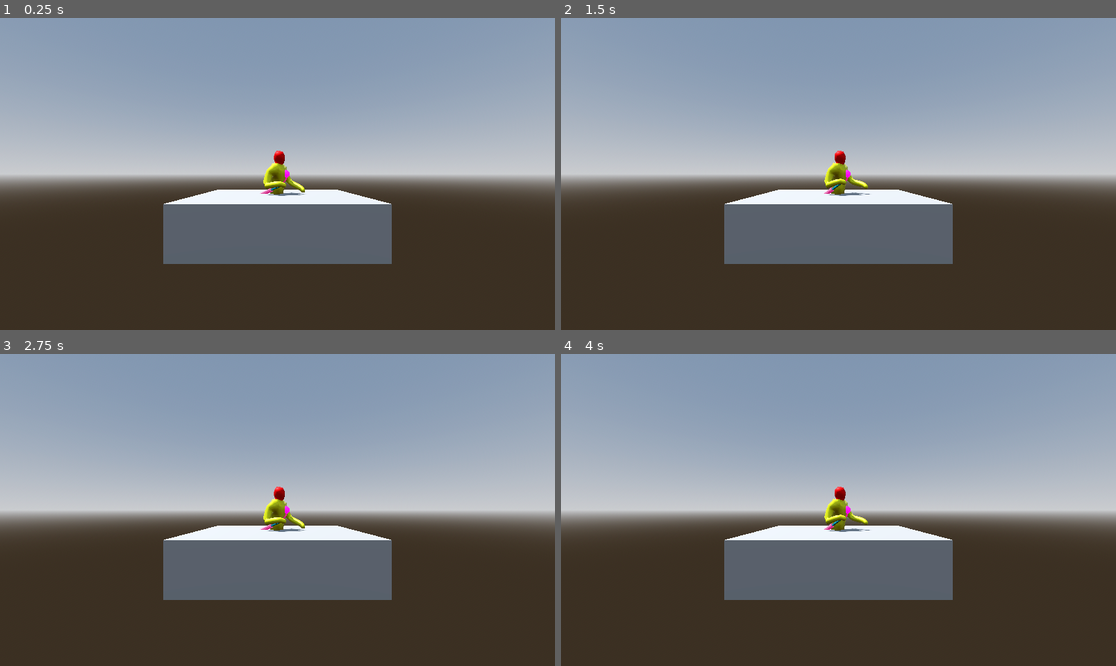
Above: before the commit, frames 1-4 (two rows, left to right).
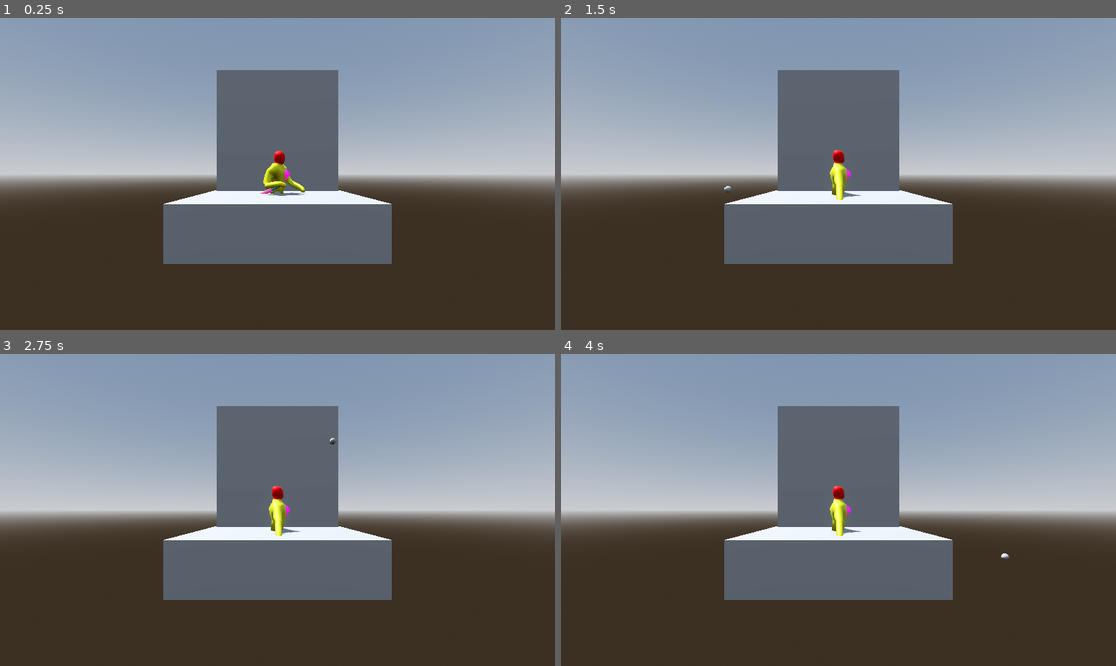
Above: after the commit, the same moments.

Repository: LilGenius03/Legless-Samurai-Project
Game: Godot game, scene res://Scenes/Early Prototype_Tests/legless_samuari_mechanics_test.tscn
Same seed, same stepped clock (60 frames per second), same inputs: the game is played once before the commit and once after it. The project has no main scene, so this scene is started directly.
Inputs (mouse positions are in pixels of both pictures, inside the frame that each line leads up to):
- Up to frame 1 (0.25 s): no input
- Up to frame 2 (1.5 s): move the mouse to (960, 158) at 0.52 s; press the mouse at (960, 158) at 0.53 s; right-click (960, 158) at 0.8 s; tap Enter at 1.25 s; move the mouse to (727, 189) at 1.27 s; release the mouse at (727, 189) at 1.28 s; right-click (727, 189) at 1.35 s
- Up to frame 3 (2.75 s): click (166, 525) at 1.55 s; tap Space at 2 s; move the mouse to (333, 441) at 2.02 s; press the mouse at (333, 441) at 2.03 s; right-click (333, 441) at 2.3 s
- Up to frame 4 (4 s): tap Enter at 2.75 s; move the mouse to (810, 572) at 2.77 s; release the mouse at (810, 572) at 2.78 s; right-click (810, 572) at 2.85 s; click (810, 572) at 3.05 s; move the mouse to (1005, 556) at 3.52 s; press the mouse at (1005, 556) at 3.53 s; right-click (1005, 556) at 3.8 s

The runs differ from the first frame. In frame 1, 7.9% of the frame differs, in the area x 39-61%, y 16-57%; in frame 2, 8.4%; in frame 3, 8.4%; in frame 4, 8.4%, in the area x 39-81%, y 16-66%.

Commit message:
better aiming

Diff:
--- a/legless-samurai/Scenes/Early Prototype_Tests/legless_samuari_mechanics_test.tscn
+++ b/legless-samurai/Scenes/Early Prototype_Tests/legless_samuari_mechanics_test.tscn
@@ -19,6 +19,8 @@
 
 [sub_resource type="BoxShape3D" id="BoxShape3D_on5w7"]
 size = Vector3(1, 1.0006104, 1)
+
+[sub_resource type="PlaneMesh" id="PlaneMesh_kp1a8"]
 
 [node name="Legless Samuari Mechanics_Test" type="Node3D" unique_id=513799604]
 
@@ -44,3 +46,7 @@
 shape = SubResource("BoxShape3D_on5w7")
 
 [node name="Legless Samurai_Test" parent="." unique_id=1101289061 instance=ExtResource("1_kp1a8")]
+
+[node name="Plane_Depth_Checker" type="MeshInstance3D" parent="." unique_id=998943435]
+transform = Transform3D(-7.8024826e-08, -1.785, 0, 1.785, -7.8024826e-08, 0, 0, 0, 1.785, 0.99999994, 1.785, 0)
+mesh = SubResource("PlaneMesh_kp1a8")
--- a/legless-samurai/Scenes/Early Prototype_Tests/legless_samurai_test.tscn
+++ b/legless-samurai/Scenes/Early Prototype_Tests/legless_samurai_test.tscn
@@ -399,7 +399,6 @@
 
 [sub_resource type="AnimationNodeStateMachineTransition" id="AnimationNodeStateMachineTransition_eyw3n"]
 advance_mode = 2
-advance_condition = &"!is_aiming"
 
 [sub_resource type="AnimationNodeStateMachineTransition" id="AnimationNodeStateMachineTransition_ybi1u"]
 advance_mode = 2
@@ -441,7 +440,7 @@
 "states/Stun Animation/node" = SubResource("AnimationNodeAnimation_eyw3n")
 "states/Stun Animation/position" = Vector2(868.03894, 9.348248)
 transitions = ["Start", "Idle Animation Test", SubResource("AnimationNodeStateMachineTransition_uyxm2"), "Idle Animatio …(910 unchanged characters)…
-graph_offset = Vector2(150.35776, 10.734659)
+graph_offset = Vector2(197.35776, -27.87426)
 
 [sub_resource type="CapsuleShape3D" id="CapsuleShape3D_2ph7n"]
 radius = 0.2607422
@@ -578,6 +577,11 @@
 [node name="Sword_Test" parent="Legless Samurai Test_Armature/Skeleton3D/BoneAttachment3D" unique_id=1047255989 instance=ExtResource("1_2ph7n")]
 transform = Transform3D(-0.5874647, 0.38513538, -0.71172893, -0.7662441, -0.5476205, 0.33613038, -0.26030165, 0.74282163, 0.6168158, 0.021384701, 0.06703904, -0.00903663)
 
+[node name="ModifierBoneTarget3D" type="ModifierBoneTarget3D" parent="Legless Samurai Test_Armature/Skeleton3D" unique_id=833251395]
+transform = Transform3D(3.8668546e-07, -0.80717015, 0.59031874, 2.8775366e-07, -0.5903187, -0.8071704, 1, 4.8198723e-07, 3.9985935e-09, -0.9475623, 0.015861914, 5.943824e-07)
+bone_name = "Hand.R"
+bone = 13
+
 [node name="AnimationPlayer" type="AnimationPlayer" parent="." unique_id=1888604791]
 libraries/ = SubResource("AnimationLibrary_6vt1y")
 autoplay = &"Idle Animation Test"
@@ -598,3 +602,8 @@
 [node name="LS_Collision_Shape" type="CollisionShape3D" parent="." unique_id=2122957744]
 transform = Transform3D(1, 0, 0, 0, 1, 0, 0, 0, 1, 0, 0.5, 0)
 shape = SubResource("CapsuleShape3D_2ph7n")
+
+[node name="AimDebugMarker" type="Marker3D" parent="." unique_id=1520460757]
+
+[node name="CSGSphere3D" type="CSGSphere3D" parent="AimDebugMarker" unique_id=339225269]
+radius = 0.08
--- a/legless-samurai/Scripts/Character_Gameplay/Character_Movement.gd
+++ b/legless-samurai/Scripts/Character_Gameplay/Character_Movement.gd
@@ -1,65 +1,72 @@
 extends CharacterBody3D
+
+enum State {
+IDLE,
+AIMING,
+BLOCKING,
+PARRYING,
+STUNNED
+}
+var current_state: State = State.IDLE
 var aim_direction: Vector3 = Vector3.ZERO
-enum State {IDLE, AIMING, BLOCKING, PARRYING, STUNNED}
-var current_state: State = State.IDLE
+var aim_target_position: Vector3 = Vector3.ZERO
 
-
-var is_aiming : bool
-var is_blocking: bool
-var is_parry_successful: bool
-var is_stunned: bool
-@onready var aim_raycast: RayCast3D = $Aiming_RayCast
 @onready var animation_tree = $AnimationTree_Legless_Samurai
 @onready var state_machine: AnimationNodeStateMachinePlayback = animation_tree.get("parameters/playback")
 
-func _onready():
+@onready var Bone_Target: ModifierBoneTarget3D = $"Legless Samurai Test_Armature/Skeleton3D/ModifierBoneTarget3D"
+@onready var aim_debug_marker: Marker3D = $AimDebugMarker
+
+func _ready() -> void:
 	animation_tree.active = true
 	state_machine.travel("Idle Animation Test")
-func _physics_process(delta):
 
-	if current_state == State.IDLE:
-		state_machine.travel("Idle Animation Test")
-		if Input.is_action_pressed("Aiming"):
-			current_state = State.AIMING
-			_update_aim_raycast()
-
-	elif current_state == State.AIMING:
-		if not Input.is_action_pressed("Aiming"):
-			current_state = State.IDLE
-			aim_direction = Vector3.ZERO
+func _physics_process(_delta: float) -> void:
 
 	match current_state:
 		State.IDLE:
-			_handle_idle(delta)
+			_handle_idle()
+
 		State.AIMING:
-			_handle_aiming(delta)
+			_handle_aiming()
+
+		State.BLOCKING:
+			_handle_blocking()
+
+		State.PARRYING:
+			_handle_parrying()
+
+		State.STUNNED:
+			_handle_stunned()
 	pass
 
-func _handle_idle(_delta):
-	print("idle")
+func _handle_idle() -> void:
+	if Input.is_action_pressed("Aiming"):
+		_enter_aiming()
 	pass
 
-func _handle_aiming(_detla):
-
-	if not aim_raycast:
-		print("AimRay is Missing!!!!!")
+func _handle_aiming() -> void:
+	if not Input.is_action_pressed("Aiming"):
+		_exit_aiming()
 		return
 
-	_update_aim_raycast()
-
-
-	if aim_raycast.is_colliding():
-		var hit_point = aim_raycast.get_collision_point()
-		aim_direction = (hit_point - global_transform.origin).normalized()
-
-	else:
-		aim_direction = -global_transform.basis.z.normalized()
+	_update_aim_target()
 
 	pass
+func _enter_aiming() -> void:
+	current_state = State.AIMING
+	animation_tree.set("parameters/conditions/is_aiming", true)
+
+func _exit_aiming() -> void:
+	current_state = State.IDLE
+	aim_direction = Vector3.ZERO
+
+	animation_tree.set("parameters/conditions/is_aiming", false)
+
 func _handle_blocking():
-	if Input.is_action_pressed("Blocking") && !is_blocking:
+	if Input.is_action_pressed("Blocking"):
 		print("blocking")
-		is_blocking = true
+
 
 func _handle_parrying():
 	print("parrying")
@@ -67,29 +74,34 @@
 func _handle_stunned():
 	print("stunned")
 
-func _update_aim_raycast():
-	if not aim_raycast:
+func _update_aim_target():
+
+	var camera := get_viewport().get_camera_3d()
+
+	if camera == null:
 		return
 
-	var camera = get_viewport().get_camera_3d()
-	var mouse_pos = get_viewport().get_mouse_position()
 
-	var ray_from = camera.project_ray_origin(mouse_pos)
-	var ray_normal = camera.project_ray_normal(mouse_pos)
+	var mouse_position := get_viewport().get_mouse_position()
 
-	var player_x = global_position.x
+	var ray_origin := camera.project_ray_origin(mouse_position)
+	var ray_direction := camera.project_ray_normal(mouse_position)
 
-	if abs(ray_normal.x) < 0.001:
+	if abs(ray_direction.x) < 0.001:
 		return
 
-	aim_raycast.global_position = global_position + Vector3(0,1,0)
+	var distance := (global_position.x - ray_origin.x) / ray_direction.x
 
-	var distance = (player_x - ray_from.x) / ray_normal.x
-	var target_point = ray_from + (ray_normal * distance)
+	aim_target_position = ray_origin + ray_direction * distance
 
-	aim_raycast.global_position = global_position + Vector3(0, 1, 0)
+	aim_debug_marker.global_position = aim_target_position
 
-	var direction = target_point - aim_raycast.global_position
+	aim_direction = (
+		aim_target_position - global_position
+	).normalized()
 
-	direction.x = 0
-	aim_raycast.target_position = direction.normalized() * 10.0
+
+	Bone_Target.global_position = (
+		global_position
+		+ aim_direction * 2.0
+	)
